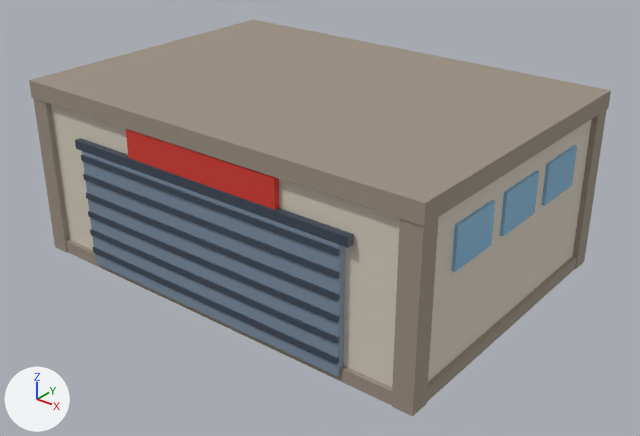
The glTF model frontend/assets/custom/circuit/pitsGarageClosed.glb as it was, and as the next commit left it.
One viewpoint serves both versions: a camera (50 mm lens) standing at (23.4, -28.9, 19.9) and looking at (0.7, -0.6, 2.4). Arrows for +X, +Y and +Z are at lower left; the lights stay in place. The first picture is the older version. Vertices at exactly the same position are counted once.

The first picture shows 'pitsGarageClosed_concrete', 'pitsGarageClosed_concreteDark', 'pitsGarageClosed_glass', 'pitsGarageClosed_red', 'pitsGarageClosed_steel', 'pitsGarageClosed_steelDark'.
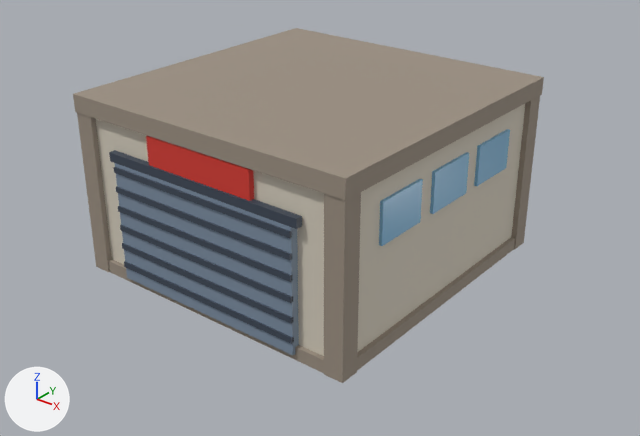
What the commit changed:
me_cube is used by ob_pitsgarageclosed_concrete; location (0.0, 0.0, 0.0).
me_cube had 8 vertices, 12 faces and spanned x -10.0..10.0, y -7.0..7.0, z 0.0..8.0.
me_cube now has 8 vertices, 12 faces and spans x -6.9..6.9, y -7.0..7.0, z 0.0..8.0.
me_cube part 1: the whole mesh is scaled about its middle by (0.69, 1, 1).
me_cube_001 is used by ob_pitsgarageclosed_concretedark; location (0.0, 0.0, 0.0).
me_cube_001 had 48 vertices, 72 faces and spanned x -10.3..10.3, y -7.3..7.3, z 0.0..8.3.
me_cube_001 now has 48 vertices, 72 faces and spans x -7.2..7.2, y -7.3..7.3, z 0.0..8.3.
me_cube_001 part 2: the loose piece of 8 vertices spanning x -10.2..10.2, y -7.2..7.2, z 0.0..0.6 is scaled about its middle by (0.696, 1, 1).
me_cube_001 part 3: the loose piece of 8 vertices spanning x -10.2..-9.4, y -7.2..-6.4, z 0.0..8.0 is moved by (3.1, 0.0, 0.0).
me_cube_001 part 4: the loose piece of 8 vertices spanning x 9.4..10.2, y -7.2..-6.4, z 0.0..8.0 is moved by (-3.1, 0.0, 0.0).
me_cube_001 part 5: the loose piece of 8 vertices spanning x 9.4..10.2, y 6.4..7.2, z 0.0..8.0 is moved by (-3.1, 0.0, 0.0).
me_cube_001 part 6: the loose piece of 8 vertices spanning x -10.3..10.3, y -7.3..7.3, z 7.5..8.3 is scaled about its middle by (0.699, 1, 1).
Other edits to the shape of me_cube_001 do not show in these pictures.
me_cube_006 is used by ob_pitsgarageclosed_steel; location (0.0, 0.0, 0.0).
me_cube_006 had 8 vertices, 12 faces and spanned x -7.0..7.0, y -7.36..-6.96, z 0.3..5.8.
me_cube_006 now has 8 vertices, 12 faces and spans x -4.83..4.83, y -7.36..-6.96, z 0.3..5.8.
me_cube_006 part 7: the whole mesh is scaled about its middle by (0.69, 1, 1).
me_cube_007 is used by ob_pitsgarageclosed_steeldark; location (0.0, 0.0, 0.0).
me_cube_007 had 56 vertices, 84 faces and spanned x -7.4..7.4, y -7.43..-7.06, z 0.88..6.2.
me_cube_007 now has 56 vertices, 84 faces and spans x -5.11..5.11, y -7.43..-7.06, z 0.88..6.2.
me_cube_007 part 8: the whole mesh is scaled about its middle by (0.69, 1, 1).
me_cube_014 is used by ob_pitsgarageclosed_red; location (0.0, 0.0, 0.0).
me_cube_014 had 8 vertices, 12 faces and spanned x -4.0..4.0, y -7.26..-6.96, z 6.05..7.45.
me_cube_014 now has 8 vertices, 12 faces and spans x -2.76..2.76, y -7.26..-6.96, z 6.05..7.45.
me_cube_014 part 9: the whole mesh is scaled about its middle by (0.69, 1, 1).
me_cube_015 is used by ob_pitsgarageclosed_glass; location (0.0, 0.0, 0.0).
me_cube_015 had 48 vertices, 72 faces and spanned x -10.1..10.1, y -4.8..4.8, z 4.7..6.5.
me_cube_015 now has 48 vertices, 72 faces and spans x -7.0..7.0, y -4.8..4.8, z 4.7..6.5.
me_cube_015 part 10: the whole mesh is scaled about its middle by (0.69, 1, 1).

Pixel boxes (x1, y1, x2, y2) of what changed, in the pictures (640 x 436 px; the box of a moved part takes in the faces that stretch with it):
'pitsGarageClosed_concreteDark', reshaped (19% narrower, 11% shorter)
    before: (29, 19, 611, 416)
    after: (73, 28, 544, 383)
'pitsGarageClosed_concrete', rescaled (21% narrower, 11% shorter)
    before: (51, 104, 592, 387)
    after: (96, 104, 525, 356)
'pitsGarageClosed_steel', rescaled (30% narrower, 15% shorter)
    before: (82, 151, 345, 376)
    after: (115, 163, 299, 355)
'pitsGarageClosed_steelDark', rescaled (31% narrower, 14% shorter)
    before: (75, 138, 354, 365)
    after: (109, 150, 302, 344)
'pitsGarageClosed_glass', rescaled
    before: (451, 145, 577, 272)
    after: (379, 129, 510, 246)
'pitsGarageClosed_red', rescaled (30% narrower, 20% shorter)
    before: (126, 129, 280, 210)
    after: (146, 136, 254, 201)
part 2 of me_cube_001, moved or reshaped
    before: (66, 239, 577, 405)
    after: (108, 237, 515, 373)
part 3 of me_cube_001, moved or reshaped
    before: (33, 98, 69, 252)
    after: (77, 113, 112, 272)
part 4 of me_cube_001, moved or reshaped
    before: (392, 217, 439, 416)
    after: (324, 192, 361, 383)
part 5 of me_cube_001, moved or reshaped
    before: (573, 110, 606, 269)
    after: (511, 96, 540, 249)
part 6 of me_cube_001, moved or reshaped
    before: (29, 19, 611, 226)
    after: (73, 28, 544, 200)
